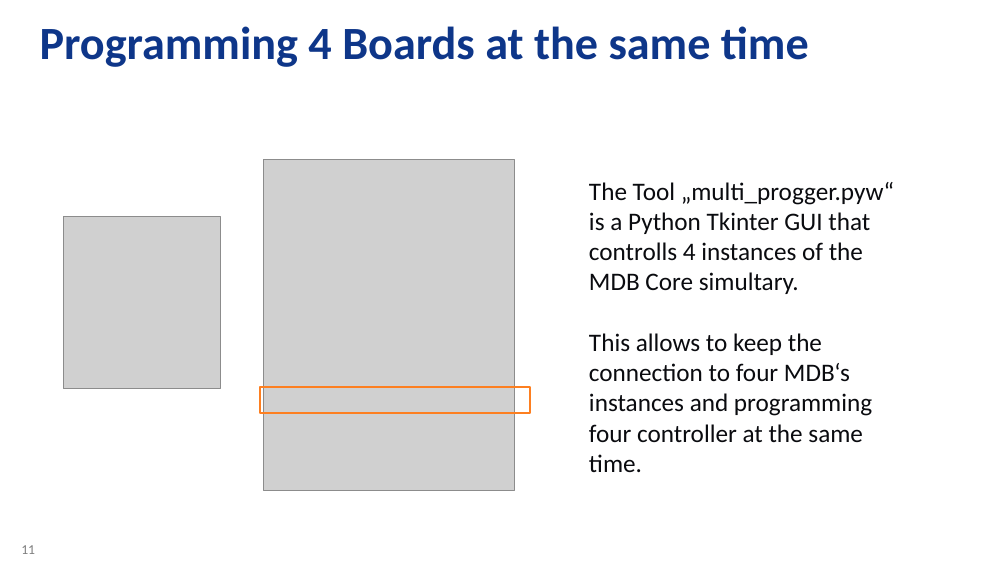
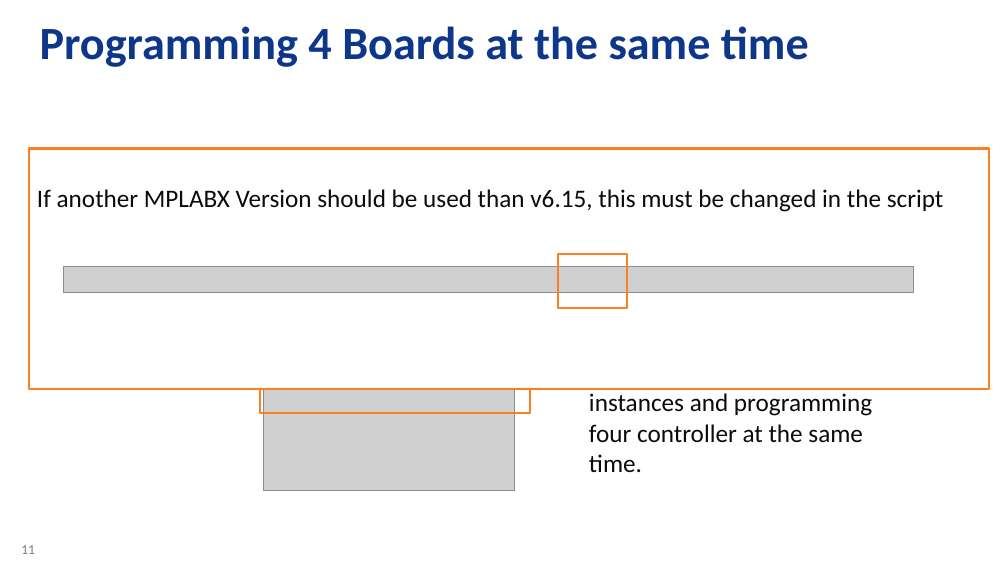
Before and after one commit to zabooh/T1S_Autoconf, a slide deck: slide 11 of T1S Autoconfig - Tooling.pptx. Drawn at 1008x567 pixels with LibreOffice and Linux fonts; fonts in the diff are those of the drawing; grey boxes stand for pictures; background and template pictures are left out. Boxes give left, top, right and bottom in pixels: in the first picture for what was removed or moved away, otherwise in the second. Text is boxed around its words. In the diff, an @@ line names an element or a change of style, - is before the commit and + after.

```diff
--- a/T1S Autoconfig - Tooling.pptx
+++ b/T1S Autoconfig - Tooling.pptx
@@ rectangle added at <box>29,149,989,389</box>, fill #FFFFFF, outline #FD7F20 2 pt, 24 pt, text #0A0B0F @@
+If another MPLABX Version should be used than v6.15, this must be changed in the script
@@ picture added at <box>64,266,914,292</box> @@
@@ rectangle added at <box>558,254,628,308</box>, outline #FD7F20 2 pt @@
```
Also in this commit, not shown: 3 other slides changed.
